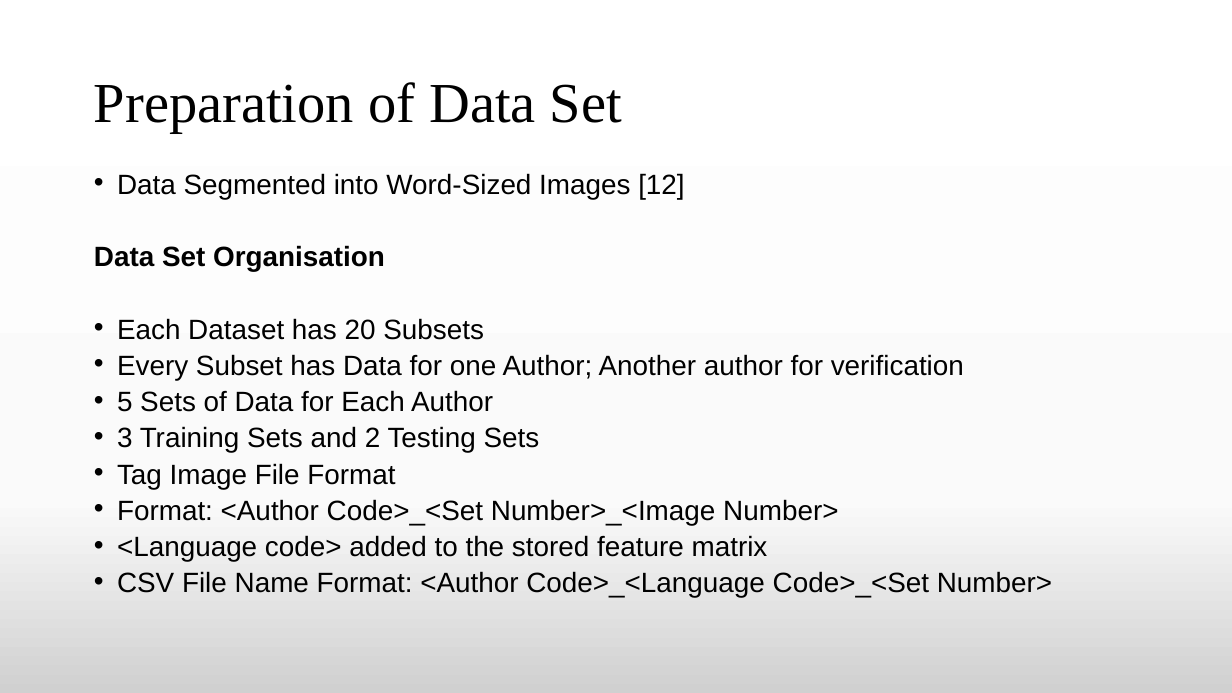
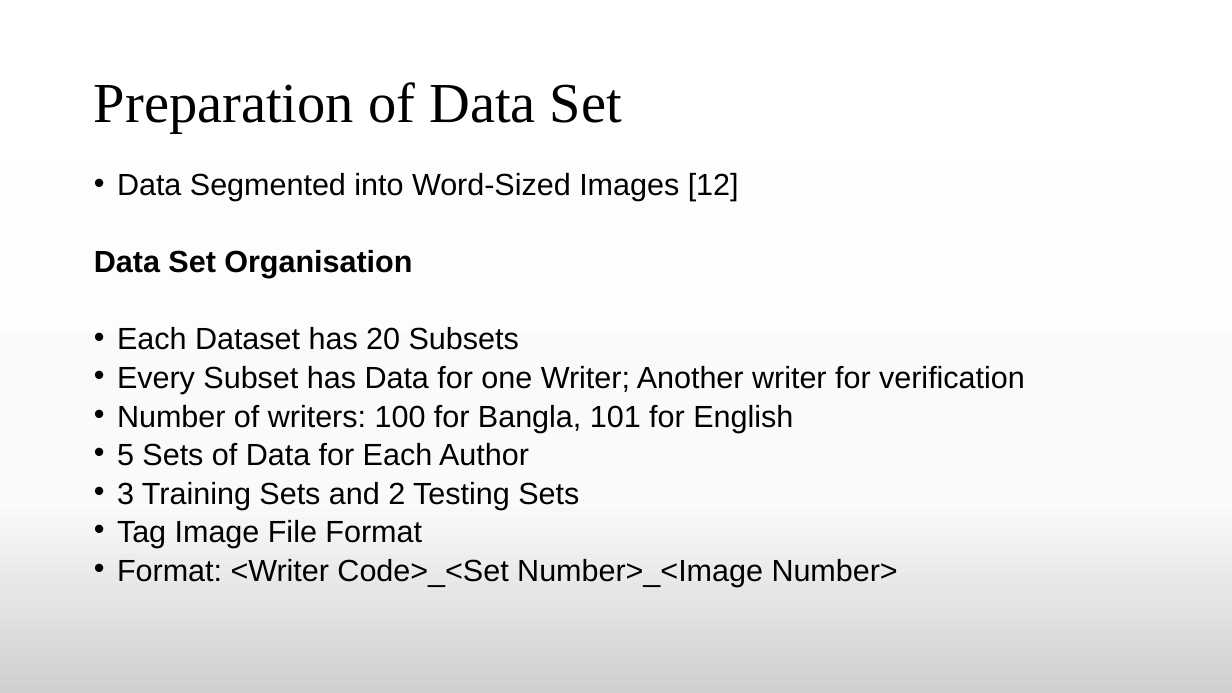
Before and after one commit to TheAnonymousMan/local-language-recognition-gcelt-class-2021, a slide deck: slide 13 of Documentation/4th Year Project Presentation.pptx. Drawn at 1232x693 pixels with LibreOffice and Linux fonts; fonts in the diff are those of the drawing. Boxes give left, top, right and bottom in pixels: in the first picture for what was removed or moved away, otherwise in the second. Text is boxed around its words. In the diff, an @@ line names an element or a change of style, - is before the commit and + after.

```diff
--- a/Documentation/4th Year Project Presentation.pptx
+++ b/Documentation/4th Year Project Presentation.pptx
@@ text at <box>94,173,739,548</box>: size 21.7 to 23.8 pt in "Data Segmented into Word-Sized Images [12]", "Data Set Organisation", "Each Dataset has 20 Subsets", "5 Sets of Data for Each Author" and 2 more places @@
@@ text at <box>117,366,1025,432</box>: text changed; size 21.7 to 23.8 pt @@
-• Every Subset has Data for one Author; Another author for verification
+• Every Subset has Data for one Writer; Another writer for verification
+• Number of writers: 100 for Bangla, 101 for English
@@ text at <box>117,559,898,586</box>: text changed; size 21.7 to 23.8 pt @@
-• Format: <Author Code>_<Set Number>_<Image Number>
-• <Language code> added to the stored feature matrix
-• CSV File Name Format: <Author Code>_<Language Code>_<Set Number>
+• Format: <Writer Code>_<Set Number>_<Image Number>
```
Also in this commit, not shown: 1 other slide changed, 1 slide added.
